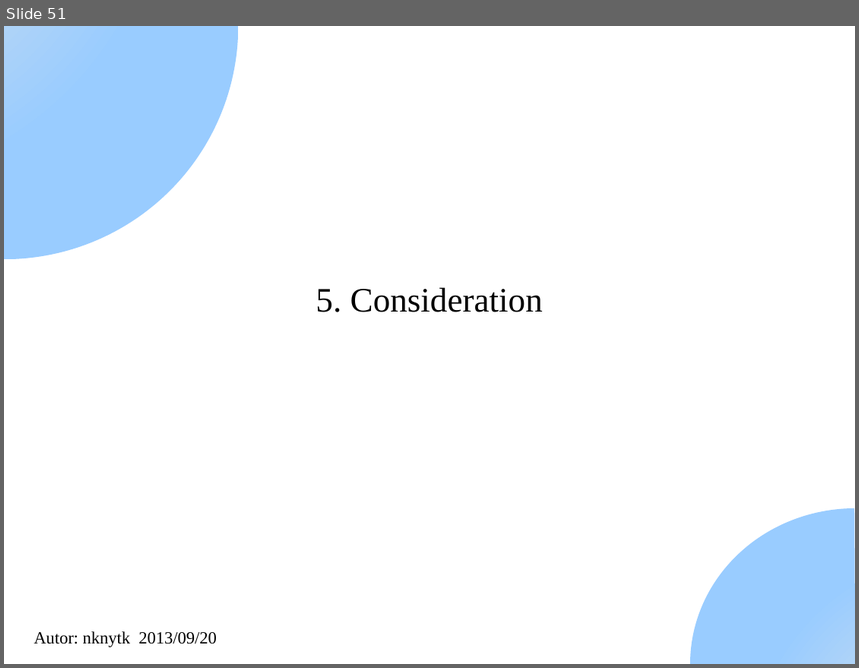
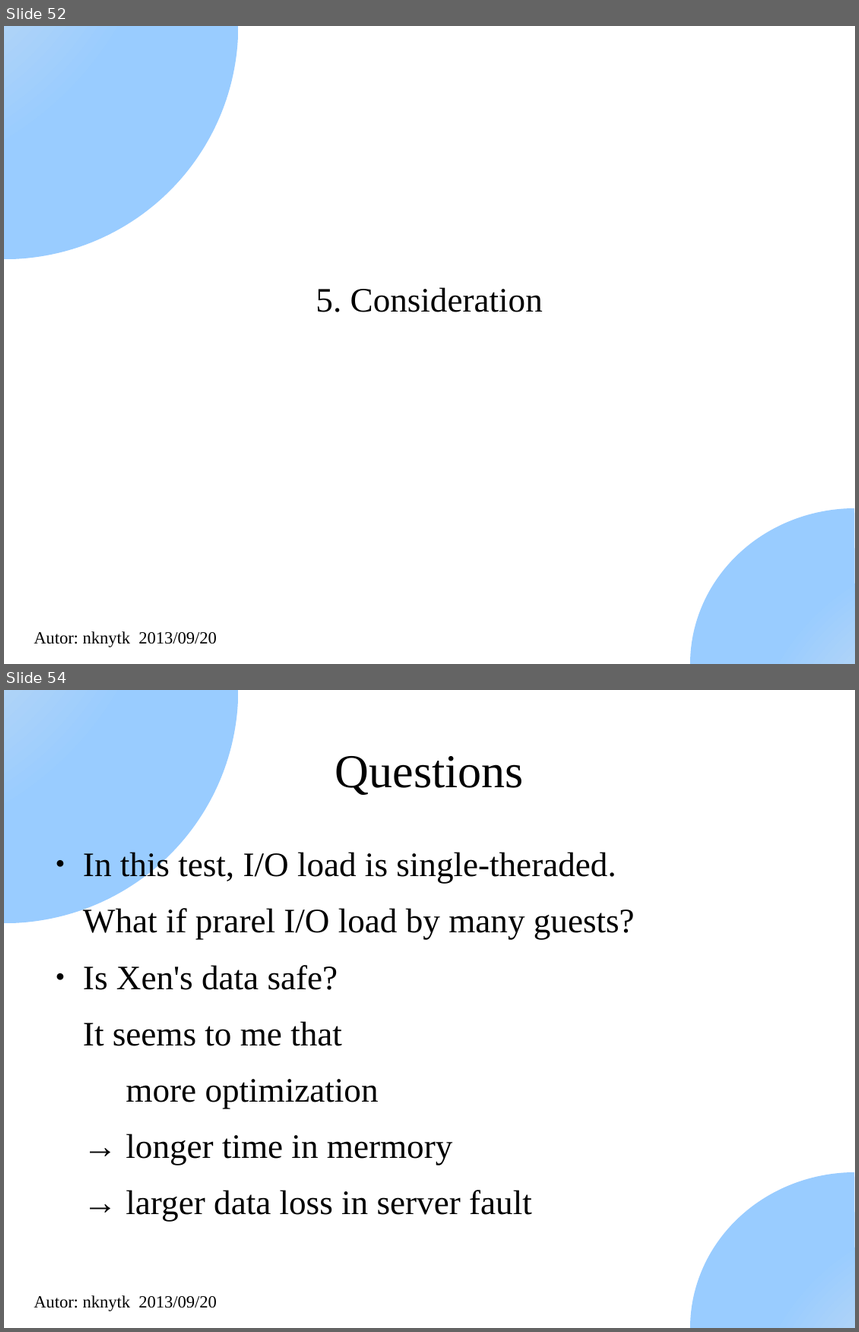
Before and after one commit to nknytk/disk-performance-xen-kvm, a slide deck: DiskPerformanceXenAndKvm.odp. Shown one above the other, each under a label of ours: slide 51 before the commit, slides 52 and 54 after it; the slides between them are not shown. The pictures are 859x668 and 859x1332 pixels, drawn with LibreOffice and Linux fonts; fonts in the diff are those of the drawing. Boxes give left, top, right and bottom in pixels: in the first picture for what was removed or moved away, otherwise in the second. Text is boxed around its words. In the diff, an @@ line names an element or a change of style, - is before the commit and + after.

```diff
--- a/DiskPerformanceXenAndKvm.odp
+++ b/DiskPerformanceXenAndKvm.odp
@@ slide 54 added at (4,690,855,1328), background #FFFFFF; not listed: 3 template elements that a slide beside it also shows @@
@@ title added at (335,756,524,795), 44 pt, text #000000 @@
+Questions
@@ text added at (83,852,635,1222), 32 pt, text #000000 @@
+● In this test, I/O load is single-theraded.
+What if prarel I/O load by many guests?
+● Is Xen's data safe?
+It seems to me that
+more optimization
+→ longer time in mermory
+→ larger data loss in server fault
@@ what was slide 51 is now slide 52 @@
```
Also in this commit, not shown: 8 slides changed, 2 other slides added, 1 slide removed.
